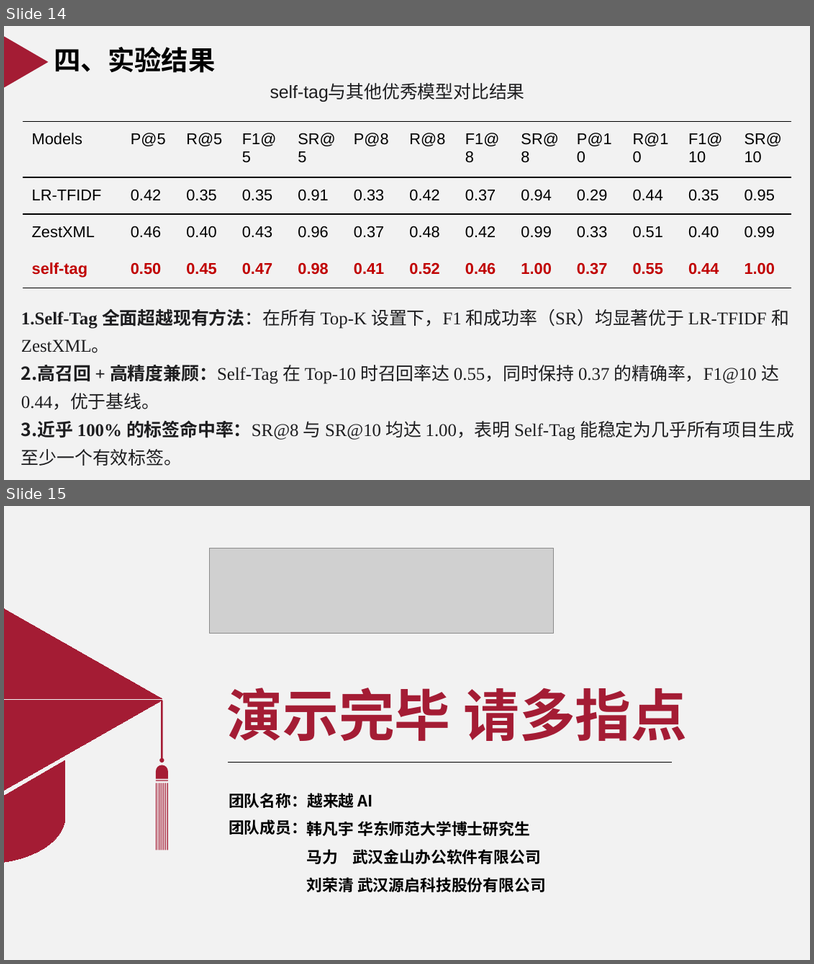
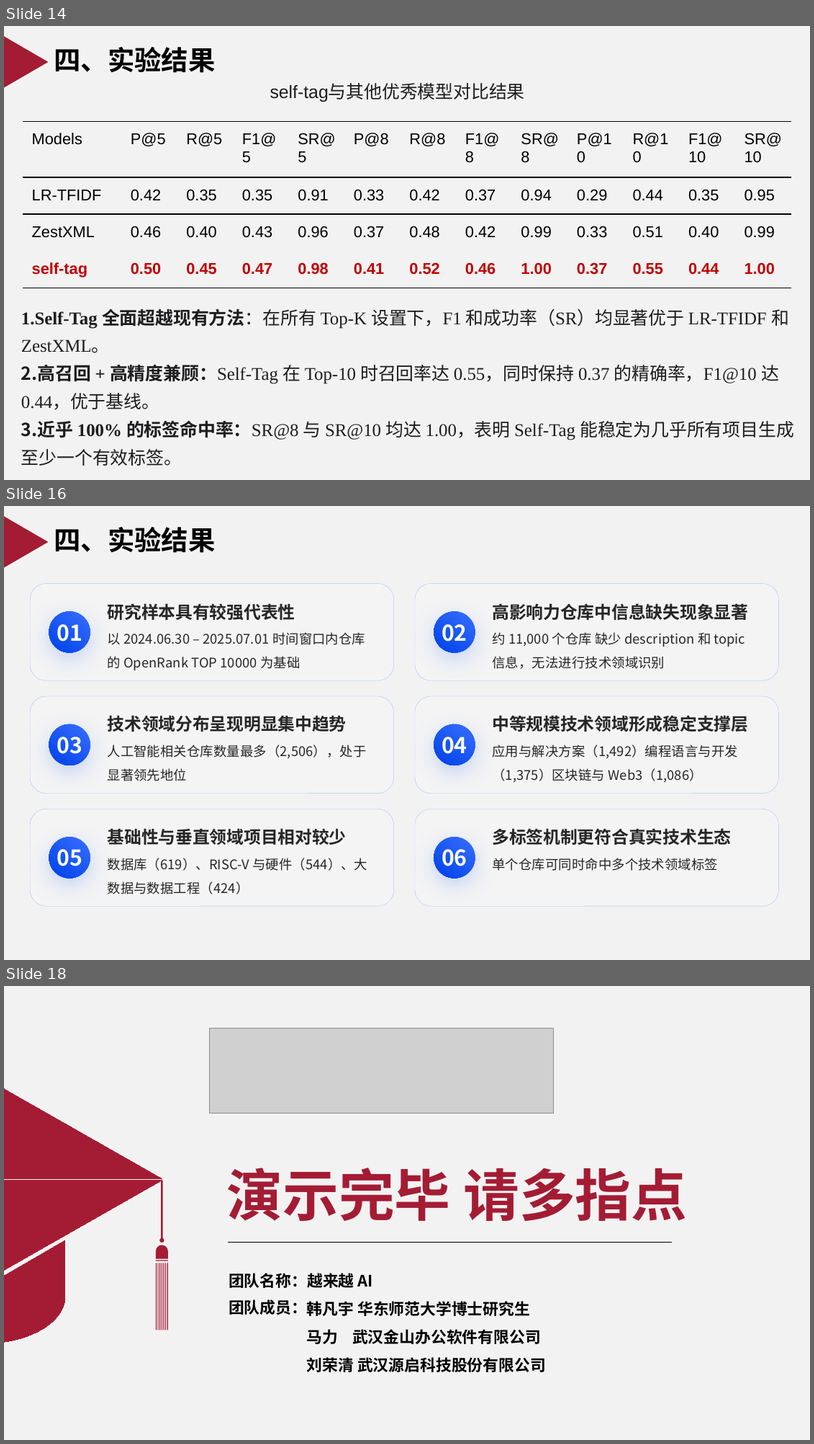
Before and after one commit to PureNatural/open-scope, a slide deck: 越来越AI-OpenScope.pptx. Shown one above the other, each under a label of ours: slides 14 and 15 before the commit, slides 14, 16 and 18 after it; the slides between them are not shown. The pictures are 814x964 and 814x1444 pixels, drawn with LibreOffice and Linux fonts; fonts in the diff are those of the drawing; grey boxes stand for pictures. Boxes give left, top, right and bottom in pixels: in the first picture for what was removed or moved away, otherwise in the second. Text is boxed around its words. In the diff, an @@ line names an element or a change of style, - is before the commit and + after.

```diff
--- a/越来越AI-OpenScope.pptx
+++ b/越来越AI-OpenScope.pptx
@@ slide 16 added at box(4, 506, 810, 960), background #F2F2F2 @@
@@ triangle added at box(5, 516, 49, 568), fill #A41C34 @@
@@ text added at box(54, 527, 216, 553), 24 pt, text #000000, bold @@
+四、实验结果
@@ rounded rectangle added at box(30, 584, 394, 680), fill #F2F2F2, outline #376FFF 0.25 pt @@
@@ rounded rectangle added at box(30, 584, 394, 680), fill #F2F2F2, outline #376FFF 0.25 pt @@
@@ rounded rectangle added at box(415, 584, 779, 680), fill #F2F2F2, outline #376FFF 0.25 pt @@
@@ rounded rectangle added at box(415, 584, 779, 680), fill #F2F2F2, outline #376FFF 0.25 pt @@
@@ ellipse added at box(49, 612, 90, 653), fill gradient #376FFF to #0041E9, 19.4 pt, text #FFFFFF, bold @@
+01
@@ text added at box(108, 603, 296, 620), 15.2 pt, text #262626, bold @@
+研究样本具有较强代表性
@@ ellipse added at box(434, 612, 475, 653), fill gradient #376FFF to #0041E9, 19.4 pt, text #FFFFFF, bold @@
+02
@@ text added at box(492, 603, 748, 620), 15.2 pt, text #262626, bold @@
+高影响力仓库中信息缺失现象显著
@@ text added at box(108, 632, 365, 671), 11.8 pt, text #262626 @@
+以 2024.06.30 – 2025.07.01 时间窗口内仓库的 OpenRank TOP 10000 为基础
@@ text added at box(492, 632, 746, 669), 11.8 pt, text #262626 @@
+约 11,000 个仓库 缺少 description 和 topic 信息，无法进行技术领域识别
@@ rounded rectangle added at box(30, 696, 394, 793), fill #F2F2F2, outline #376FFF 0.25 pt @@
@@ rounded rectangle added at box(30, 696, 394, 793), fill #F2F2F2, outline #376FFF 0.25 pt @@
@@ rounded rectangle added at box(415, 696, 779, 793), fill #F2F2F2, outline #376FFF 0.25 pt @@
@@ rounded rectangle added at box(415, 696, 779, 793), fill #F2F2F2, outline #376FFF 0.25 pt @@
@@ text added at box(108, 715, 347, 731), 15.2 pt, text #262626, bold @@
+技术领域分布呈现明显集中趋势
@@ text added at box(492, 715, 748, 731), 15.2 pt, text #262626, bold @@
+中等规模技术领域形成稳定支撑层
@@ ellipse added at box(49, 723, 90, 765), fill gradient #376FFF to #0041E9, 19.4 pt, text #FFFFFF, bold @@
+03
@@ ellipse added at box(434, 723, 475, 765), fill gradient #376FFF to #0041E9, 19.4 pt, text #FFFFFF, bold @@
+04
@@ text added at box(108, 744, 367, 781), 11.8 pt, text #262626 @@
+人工智能相关仓库数量最多（2,506），处于显著领先地位
@@ text added at box(492, 744, 738, 782), 11.8 pt, text #262626 @@
+应用与解决方案（1,492）编程语言与开发（1,375）区块链与 Web3（1,086）
@@ rounded rectangle added at box(30, 808, 394, 905), fill #F2F2F2, outline #376FFF 0.25 pt @@
@@ rounded rectangle added at box(30, 808, 394, 905), fill #F2F2F2, outline #376FFF 0.25 pt @@
@@ text added at box(108, 828, 347, 844), 15.2 pt, text #262626, bold @@
+基础性与垂直领域项目相对较少
@@ rounded rectangle added at box(415, 808, 779, 905), fill #F2F2F2, outline #376FFF 0.25 pt @@
@@ rounded rectangle added at box(415, 808, 779, 905), fill #F2F2F2, outline #376FFF 0.25 pt @@
@@ text added at box(492, 828, 731, 844), 15.2 pt, text #262626, bold @@
+多标签机制更符合真实技术生态
@@ ellipse added at box(49, 836, 90, 878), fill gradient #376FFF to #0041E9, 19.4 pt, text #FFFFFF, bold @@
+05
@@ ellipse added at box(434, 836, 475, 878), fill gradient #376FFF to #0041E9, 19.4 pt, text #FFFFFF, bold @@
+06
@@ text added at box(108, 857, 368, 894), 11.8 pt, text #262626 @@
+数据库（619）、RISC-V 与硬件（544）、大数据与数据工程（424）
@@ text added at box(492, 857, 718, 870), 11.8 pt, text #262626 @@
+单个仓库可同时命中多个技术领域标签
@@ what was slide 15 is now slide 18 @@
```
Also in this commit, not shown: 2 slides changed, 2 other slides added.
